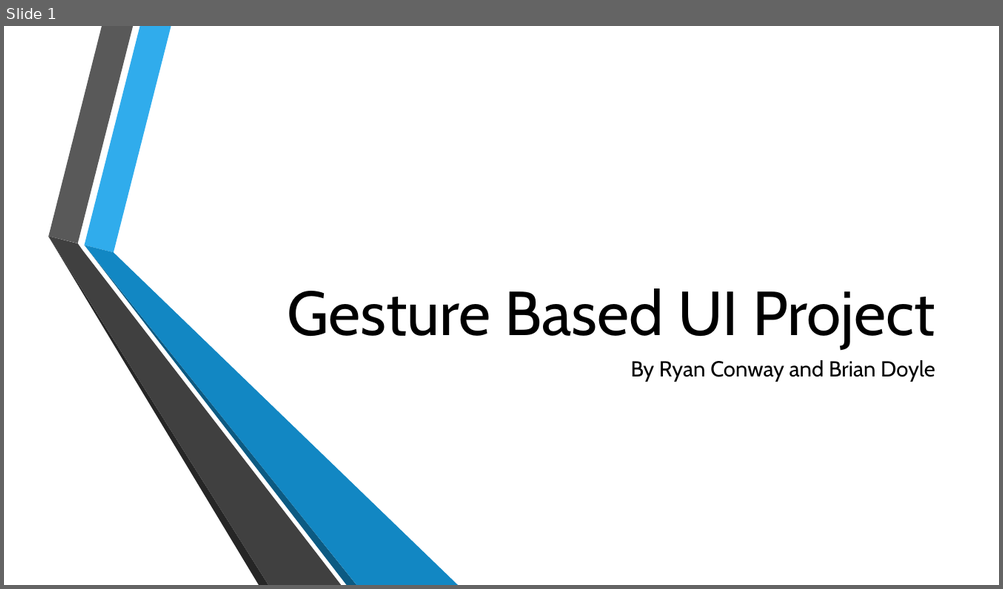
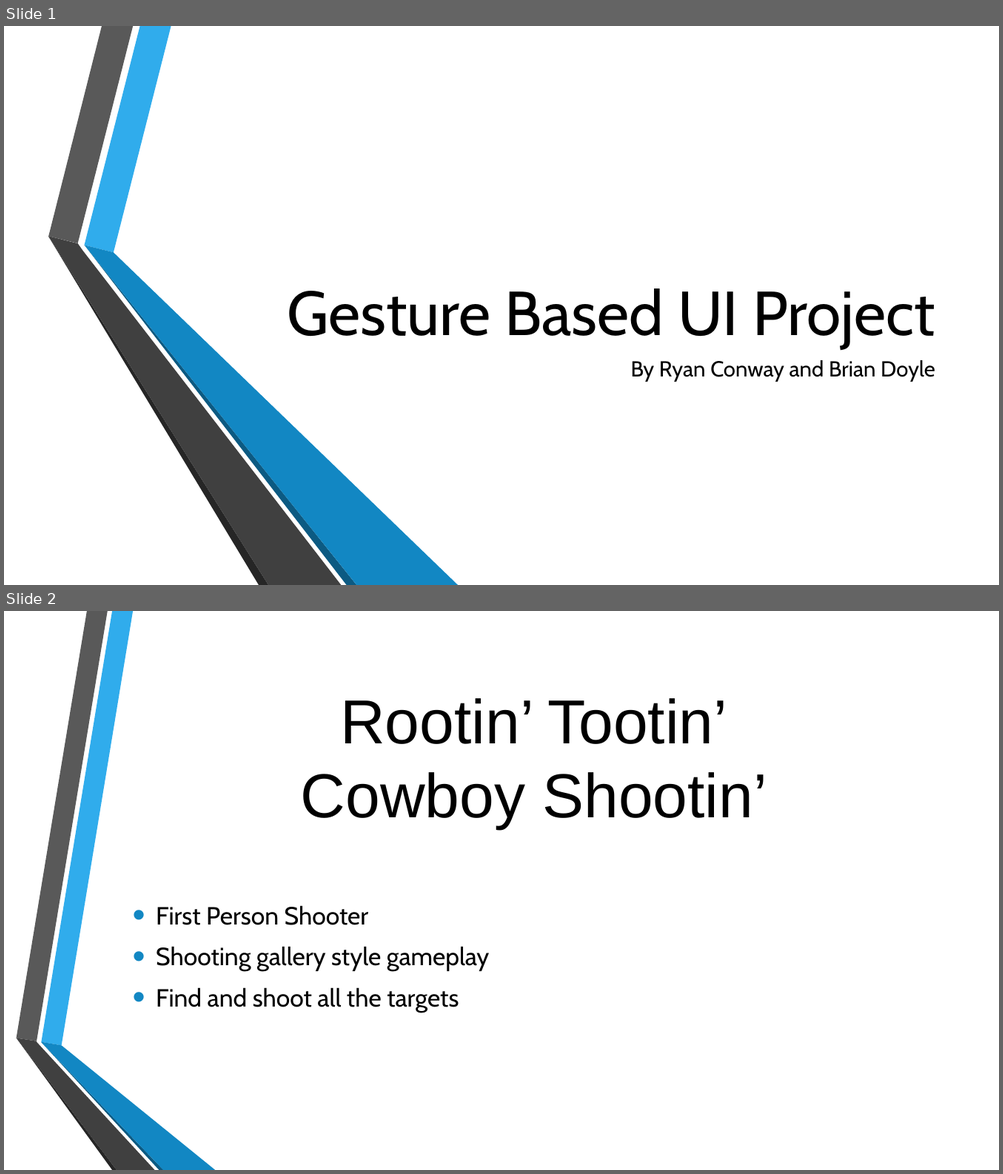
Before and after one commit to BrianD147/Gesture-Based-UI-Development-Project, a slide deck: Gesture Based UI Project.pptx. Shown one above the other, each under a label of ours: slide 1 before the commit, slides 1 and 2 after it. The pictures are 1003x589 and 1003x1174 pixels, drawn with LibreOffice and Linux fonts; fonts in the diff are those of the drawing; background and template pictures are left out. Boxes give left, top, right and bottom in pixels: in the first picture for what was removed or moved away, otherwise in the second. Text is boxed around its words. In the diff, an @@ line names an element or a change of style, - is before the commit and + after.

```diff
--- a/Gesture Based UI Project.pptx
+++ b/Gesture Based UI Project.pptx
@@ slide 2 added at [4, 611, 999, 1170], background picture (left out) @@
@@ title added at [301, 698, 766, 829], 60 pt, text #000000 @@
+Rootin’ Tootin’
+Cowboy Shootin’
@@ text added at [156, 906, 489, 1013], 24 pt, text #000000 @@
+• First Person Shooter
+• Shooting gallery style gameplay
+• Find and shoot all the targets
@@ group added at [16, 611, 215, 1170]: 6 freeform shapes @@
```
Also in this commit, not shown: 1 slide changed, 3 other slides added, 8 slides removed, 3 other files.
